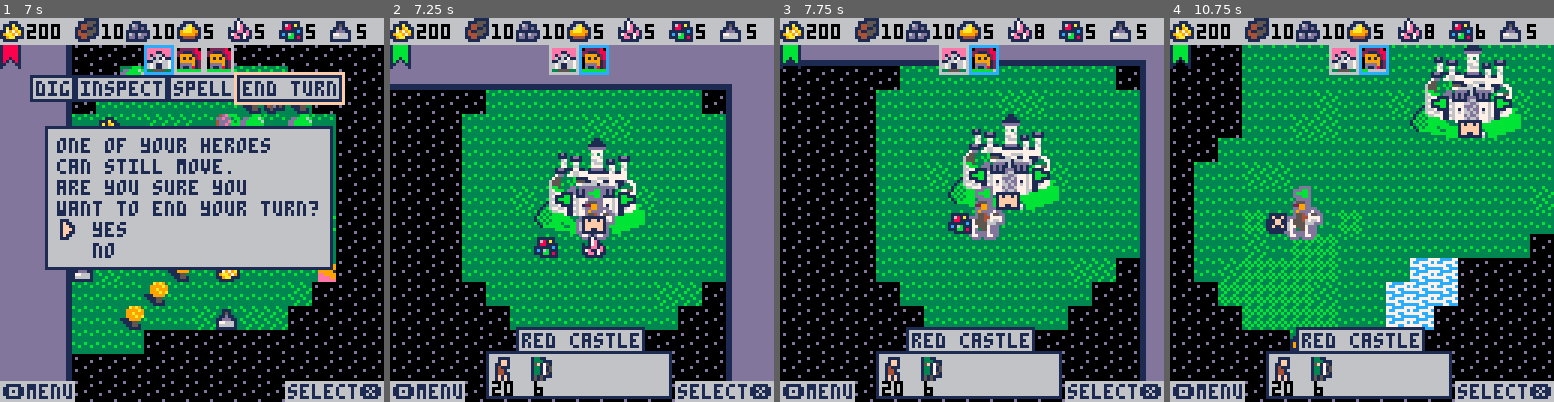
Above: before the commit, frames 1-4 (left to right).
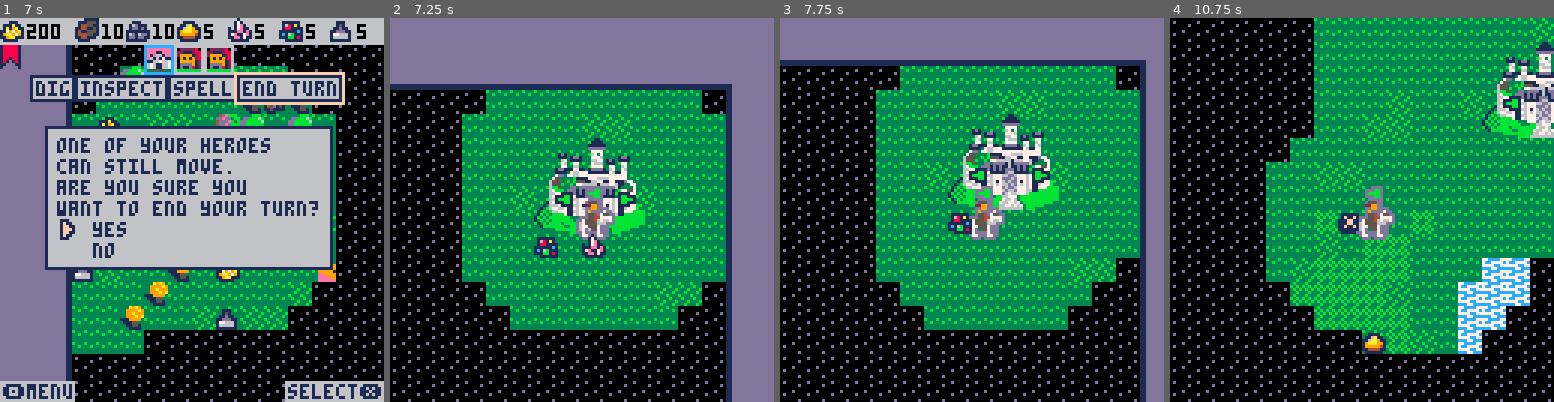
Above: after the commit, the same moments.

Repository: pvan/pico8
Game: PICO-8 cartridge heroes.p8
The game is run twice, just before and just after one commit, with the same random seed, the same clock (stepped at 60 frames per second) and the same inputs.
Inputs:
- Up to frame 1 (7 s): tap O (Z key) at 0.33, 0.7, 1.43, 2.22, 3.1, 3.98, 4.87, 5.75, 6.63 s; tap X (X key) at 1.07, 2.07, 2.4, 2.73, 3.07, 3.4, 3.73, 4.07, 4.4, 4.73, 5.07, 5.4, 5.73, 6.07, 6.4, 6.73 s; hold Left 1.97-2.37 s; hold Down 2.42-2.82 s; hold Right 2.87-3.53 s; hold Up 3.58-4.08 s; hold Right 4.13-4.53 s; hold Down 4.58-5.08 s; hold Left 5.13-5.8 s; hold Up 5.85-6.18 s; hold Left 6.23-6.63 s; hold Down from 6.68 s (still down)
- Up to frame 2 (7.25 s): tap X (X key) at 7.07 s; release Down at 7.08 s; hold Right from 7.13 s (still down)
- Up to frame 3 (7.75 s): keep holding Right; tap X (X key) at 7.4, 7.73 s; tap O (Z key) at 7.52 s
- Up to frame 4 (10.75 s): release Right at 7.8 s; hold Up 7.85-8.35 s; tap X (X key) every 0.33 s from 8.07 to 10.73 s; hold Right 8.4-8.8 s; tap O (Z key) at 8.4, 9.28, 10.17 s; hold Down 8.85-9.35 s; hold Left 9.4-10.07 s; hold Up 10.12-10.45 s; hold Left from 10.5 s (still down)

Frame 1 is identical in both runs. In frame 2, 19% of the frame differs, in the area x 0-100%, y 0-100%; in frame 3, 19%; in frame 4, 51%.

Commit message:
heroes: hide cursor and fix camera on ai turn

Diff:
--- a/heroes.p8
+++ b/heroes.p8
@@ -8,7 +8,7 @@
 ---moving to second object seems to skip a space?
 ---crash on testhouse (and probably anything with a hotspot)
 ---if battle, will jump to next player's turn before done
----hide path/cursor on ai's turn (leave for debugging though?)
+---hide path on ai's turn (leave for debugging though?)
 --also needs a number of improvements:
 ---need to use last player's fog of war for visibility
 ---and hide movement if not visible
@@ -579,6 +579,9 @@
 end
 
 function limit_camera()
+
+ if (cp.ai) cur=copy(sel)
+
  --tokens: common limit func?
  cam.x=mid(cam.x,
            cur.x-4,
@@ -833,6 +836,10 @@
 	   drw_bspr(121,p)
    end
 	 end)
+
+
+	 --the rest is for player's only?
+	 if (cp.ai) return
 
 
 	 if not hud_menu_open then
